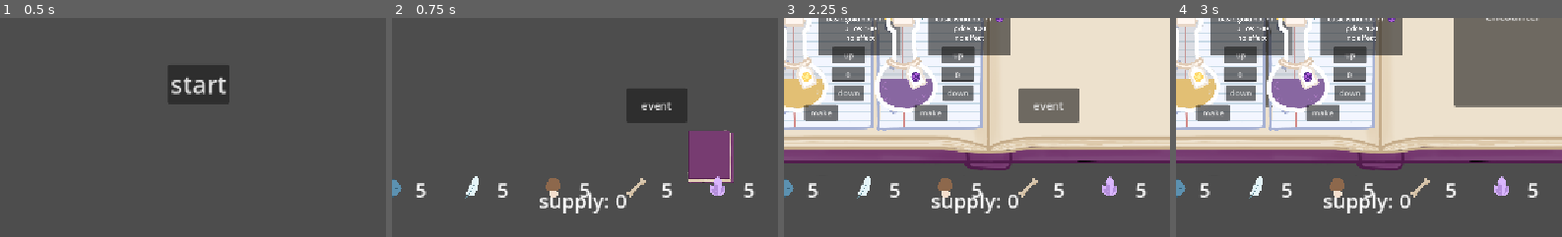
Above: before the commit, frames 1-4 (left to right).
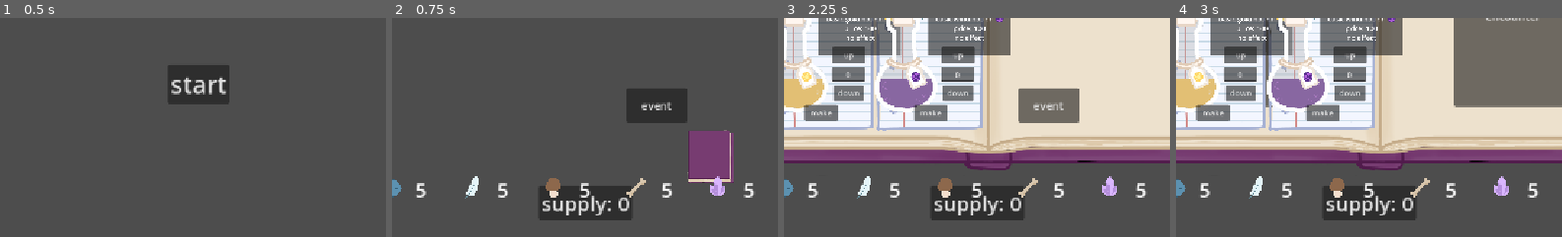
Above: after the commit, the same moments.

Repository: clairewsu/game
Game: Godot game, scene res://scenes/home.tscn
The game is run twice, just before and just after one commit, with the same random seed, the same clock (stepped at 60 frames per second) and the same inputs. The engine's default icon, where the game draws it, is replaced by a stand-in: a white triangle on a blue panel in a dark square.
Inputs (mouse positions are % of the whole screen's width and height, from its top left):
- Up to frame 1 (0.5 s): no input
- Up to frame 2 (0.75 s): click "start" at 0.5 s
- Up to frame 3 (2.25 s): click (50, 92) at 1.25 s, where only the run after the commit has a clickable "supply: 0"; click (66, 81) at 2 s
- Up to frame 4 (3 s): click "event" at 2.75 s
The pictures show only the part of the screen within x 25-75%, y 50-100%; the shares and areas given below are measured in that part.

Frame 1 is identical in both runs. In frame 2, 3.3% of the frame differs, in the area x 38-62%, y 76-93%; in frame 3, 3.3%; in frame 4, 3.3%.

Commit message:
can view inventory

Diff:
--- a/scenes/mainui.tscn
+++ b/scenes/mainui.tscn
@@ -18,11 +18,11 @@
 theme_override_font_sizes/font_size = 36
 text = "open"
 
-[node name="supplycount" type="Label" parent="." unique_id=677177352]
+[node name="supplycount" type="Button" parent="." unique_id=303930772]
 offset_left = 494.0
 offset_top = 573.0
-offset_right = 623.0
-offset_bottom = 615.0
+offset_right = 631.0
+offset_bottom = 623.0
 theme_override_font_sizes/font_size = 30
 text = "supply: 0"
 
@@ -57,4 +57,25 @@
 offset_bottom = 40.0
 text = "node 1 of 6"
 
+[node name="supplyinv" type="Panel" parent="." unique_id=208476941]
+visible = false
+offset_left = 150.0
+offset_top = 83.0
+offset_right = 994.0
+offset_bottom = 568.0
+
+[node name="ScrollContainer" type="ScrollContainer" parent="supplyinv" unique_id=787481997]
+layout_mode = 0
+offset_left = -4.0
+offset_top = -1.0
+offset_right = 843.0
+offset_bottom = 484.0
+horizontal_scroll_mode = 0
+
+[node name="GridContainer" type="GridContainer" parent="supplyinv/ScrollContainer" unique_id=2009097641]
+layout_mode = 2
+size_flags_horizontal = 3
+columns = 4
+
+[connection signal="pressed" from="supplycount" to="." method="_on_supplycount_pressed"]
 [connection signal="pressed" from="recipebookbutton" to="." method="_on_recipebook_pressed"]
--- a/scenes/object.tscn
+++ b/scenes/object.tscn
@@ -74,4 +74,14 @@
 position = Vector2(7, -3)
 texture = ExtResource("3_a0y2b")
 
+[node name="invamt" type="Label" parent="." unique_id=1750272089]
+visible = false
+offset_left = -76.0
+offset_top = 433.0
+offset_right = 35.0
+offset_bottom = 570.0
+theme_override_font_sizes/font_size = 128
+text = "3"
+horizontal_alignment = 1
+
 [connection signal="hit" from="." to="." method="_on_hit"]
--- a/scripts/mainui.gd
+++ b/scripts/mainui.gd
@@ -1,5 +1,7 @@
 extends CanvasLayer
 @export var label_scene:PackedScene
+var object_scene=preload("res://scenes/object.tscn")
+signal hideinv
 
 # Called when the node enters the scene tree for the first time.
 func _ready() -> void:
@@ -34,3 +36,40 @@
 		decor.data=load("res://resources/decors/"+Global.decors[i]+"_decor.tres")
 		decor.position=decor.data.menupos
 		add_child(decor)
+
+
+func _on_supplycount_pressed() -> void:
+	$supplyinv.show()
+	var inv=[]
+	for i in DeckManager.deck:
+		var skip=false
+		for j in inv:
+			if i.name==j.data.name:
+				j.get_node("invamt").text=str(int(j.get_node("invamt").text)+1)
+				skip=true
+				break
+		if skip:
+			continue
+		var wrapper=Control.new()
+		wrapper.custom_minimum_size=Vector2(200,200)
+		var object=object_scene.instantiate()
+		object.data=i
+		object.sold=true
+		object.menu_ver=true
+		object.scale*=.5
+		wrapper.add_child(object)
+		inv.append(object)
+		object.get_node("invamt").show()
+		object.get_node("invamt").text="1"
+		$supplyinv/ScrollContainer/GridContainer.add_child(wrapper)
+		object.position=wrapper.custom_minimum_size/2
+		object.objpos=object.position
+		hideinv.connect(wrapper.queue_free)
+
+func _input(event):
+	if event.is_action("move") and $supplyinv.visible==true and not $supplyinv.get_global_rect().has_point(event.position):
+		hide_menu()
+
+func hide_menu():
+	$supplyinv.hide()
+	hideinv.emit()
